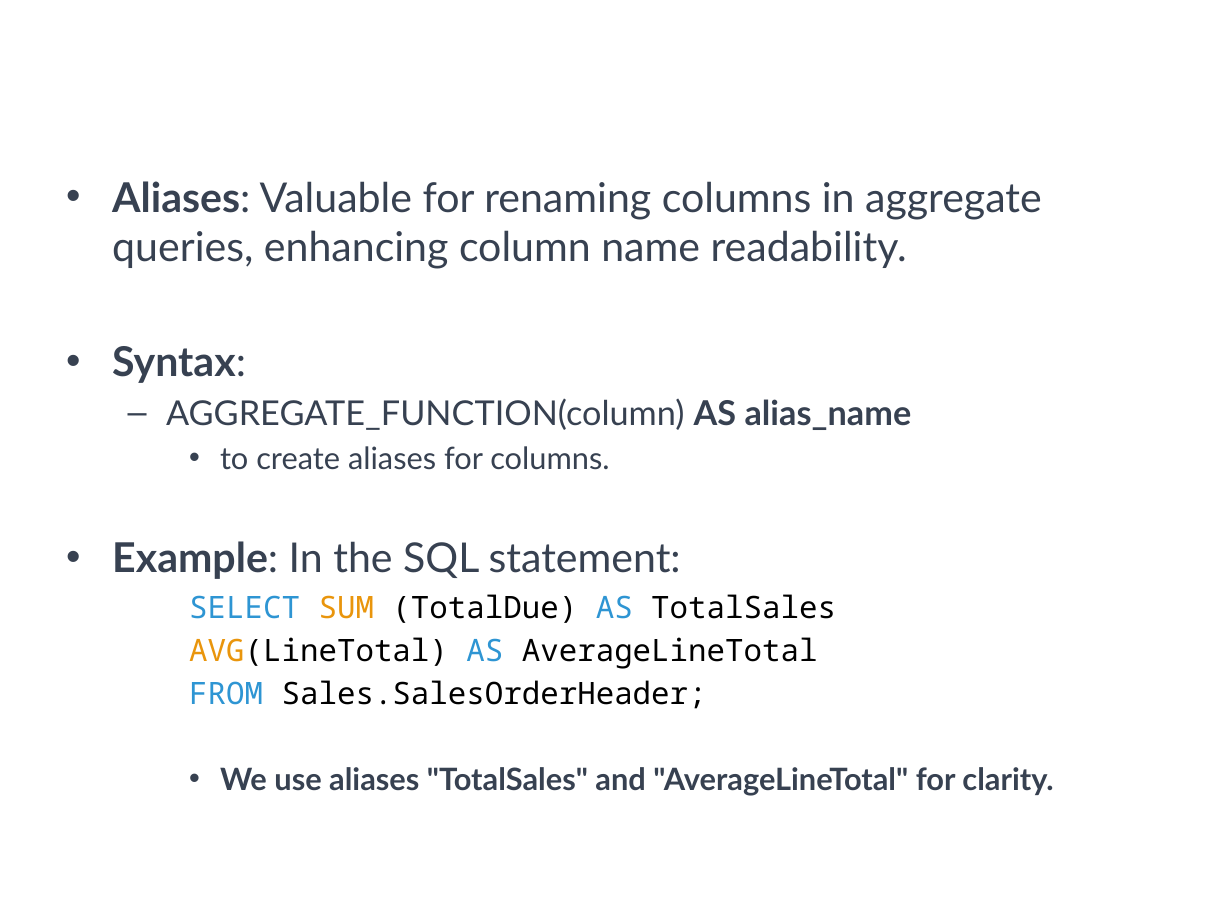
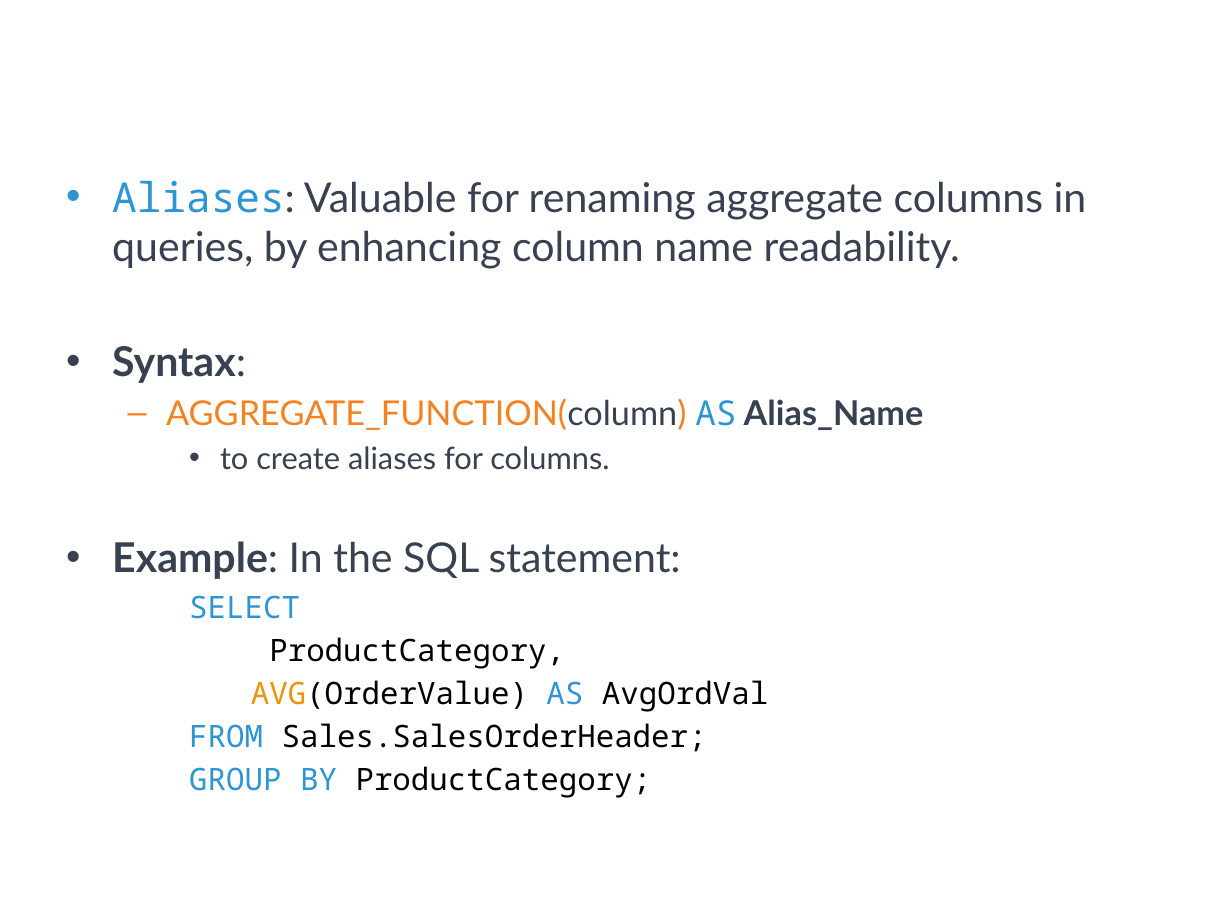
Before and after one commit to a099954/ABC-Program, a slide deck: slide 10 of SQL/Day 3 Aggregates/Aggregates.pptx (slide 8 before the commit). Drawn at 1232x924 pixels with LibreOffice and Linux fonts; fonts in the diff are those of the drawing; background and template pictures are left out. Boxes give left, top, right and bottom in pixels: in the first picture for what was removed or moved away, otherwise in the second. Text is boxed around its words. In the diff, an @@ line names an element or a change of style, - is before the commit and + after.

```diff
--- a/SQL/Day 3 Aggregates/Aggregates.pptx
+++ b/SQL/Day 3 Aggregates/Aggregates.pptx
@@ text at <box>112,181,1087,269</box>: text changed @@
-• Aliases: Valuable for renaming columns in aggregate queries, enhancing column name readability.
+• Aliases: Valuable for renaming aggregate columns in queries, by enhancing column name readability.
@@ text at <box>166,398,924,430</box>: text changed; text colour #374151 to #F58220 @@
-  – AGGREGATE_FUNCTION(column) AS alias_name
+  – AGGREGATE_FUNCTION(column) AS Alias_Name
@@ text at <box>189,595,768,712</box>: text changed @@
-    SELECT SUM (TotalDue) AS TotalSales,
-    AVG(LineTotal) AS AverageLineTotal
+    SELECT
+    ProductCategory,
+    AVG(OrderValue) AS AvgOrdVal
@@ text at <box>189,766,652,798</box>: text changed; font Lato to Noto Sans Mono; text colour #374151 to #000000; bold off @@
-    • We use aliases "TotalSales" and "AverageLineTotal" for clarity.
+    GROUP BY ProductCategory;
```
Also in this commit, not shown: 12 other slides changed, 4 slides added, 14 slides removed, 7 other files.
